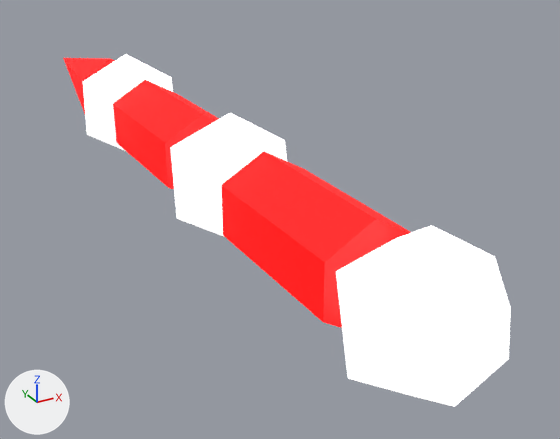
One commit to the glTF model addons/Cubiix_Assets/Mods/CoreAssets/Assets/Mesh/Base/Tails/Mouse_Tail.gltf: the scene before it, then after it.
Camera for both pictures: a 50 mm lens placed at (-0.81, -0.23, 1.96), pointed at (0.23, 1.66, 1.02). The lights are fixed; the arrows at lower left show +X, +Y and +Z. Vertices at the same position are counted once.

Objects in the first picture: 'Mouse_Tail'.
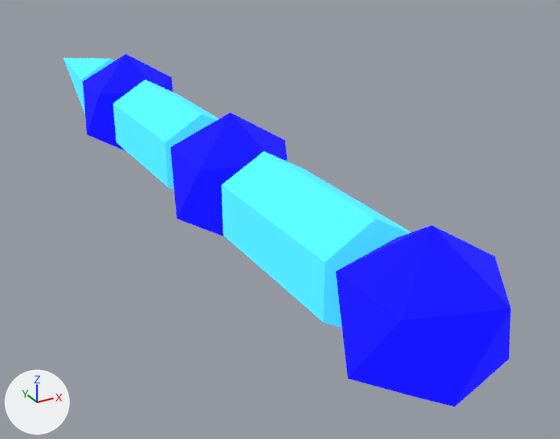
Boxes [x1, y1, x2, y2] around the edits, measured in the pictures (560 x 439 px):
'Mouse_Tail', surface changed
    both: [63, 54, 511, 407]

The change, as a diff of the scene's bpy script:
```diff
--- a/addons/Cubiix_Assets/Mods/CoreAssets/Assets/Mesh/Base/Tails/Mouse_Tail.gltf.py
+++ b/addons/Cubiix_Assets/Mods/CoreAssets/Assets/Mesh/Base/Tails/Mouse_Tail.gltf.py
@@ img_shader_teststrip @@
+img_shader_teststrip = load_image('Shader_TestStrip', 'Shader_TestStrip.png', 18, 2, 'sRGB')
@@ mat_material @@
 n0 = _N.new('ShaderNodeBsdfPrincipled'); n0.name = 'Principled BSDF'
-n0.inputs[2].default_value = 0.61  # 'Roughness'
+n0.inputs[2].default_value = 1.0  # 'Roughness'
 n0.inputs[28].default_value = 1.0  # 'Emission Strength'
@@ mat_material @@
 n2 = _N.new('ShaderNodeTexImage'); n2.name = 'Image Texture'
-n2.image = img_color_palette
+n2.image = img_shader_teststrip
 n2.interpolation = 'Closest'
 n3 = _N.new('ShaderNodeTexImage'); n3.name = 'Image Texture.001'
-n3.image = img_color_palette
+n3.image = img_shader_teststrip
 n3.interpolation = 'Closest'
@@ me_plane_034 @@
 me_plane_034.from_pydata(...)  # 67 vertices, 110 faces; spans x -0.16..0.16, y 0.56..3.24, z 1.06..1.42
 # used by ob_mouse_tail; location = (0.0, 0.0, 0.0)
+# me_plane_034 part 1: texture (UV) coordinates of 110 of 110 faces, centred in x -0.14..0.14, y 0.58..2.76, z 1.13..1.35, changed; they spanned u 0.25..0.75, v 0.75..0.75 and now span u 0.03..0.08, v 0.75..0.78
 me_plane_034.materials.append(mat_material)
```
